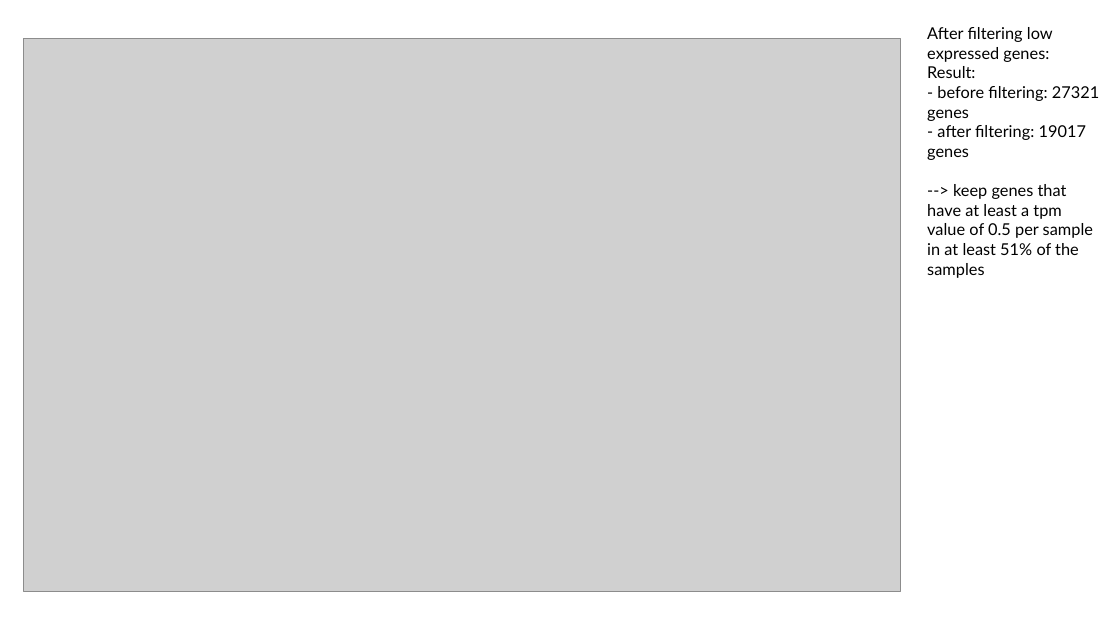
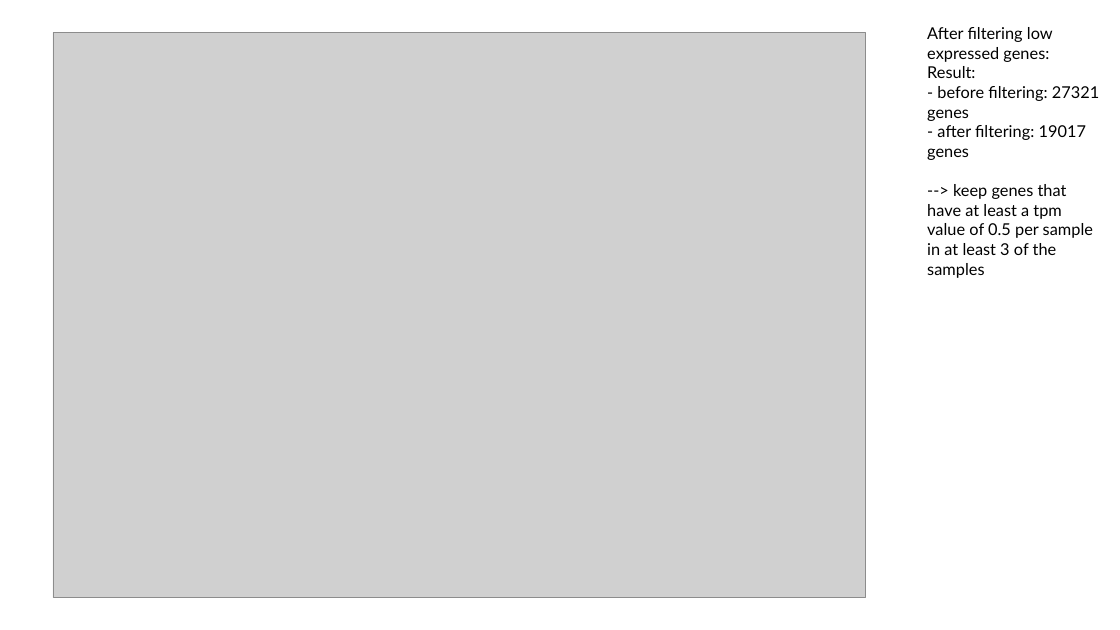
Before and after one commit to luisabender/bioinformatics-bachelor-s-thesis, a slide deck: slide 8 of progress.pptx. Drawn at 1120x630 pixels with LibreOffice and Linux fonts; fonts in the diff are those of the drawing; grey boxes stand for pictures. Boxes give left, top, right and bottom in pixels: in the first picture for what was removed or moved away, otherwise in the second. Text is boxed around its words. In the diff, an @@ line names an element or a change of style, - is before the commit and + after.

```diff
--- a/progress.pptx
+++ b/progress.pptx
@@ picture: place and size @@
-picture at [24,39,900,592]
+picture at [53,33,865,598]
@@ text at [927,184,1093,278]: text changed @@
---> keep genes that have at least a tpm value of 0.5 per sample in at least 51% of the samples
+--> keep genes that have at least a tpm value of 0.5 per sample in at least 3 of the samples
```
Also in this commit, not shown: 3 other slides changed, 8 slides added, 3 slides removed, 12 other files.
